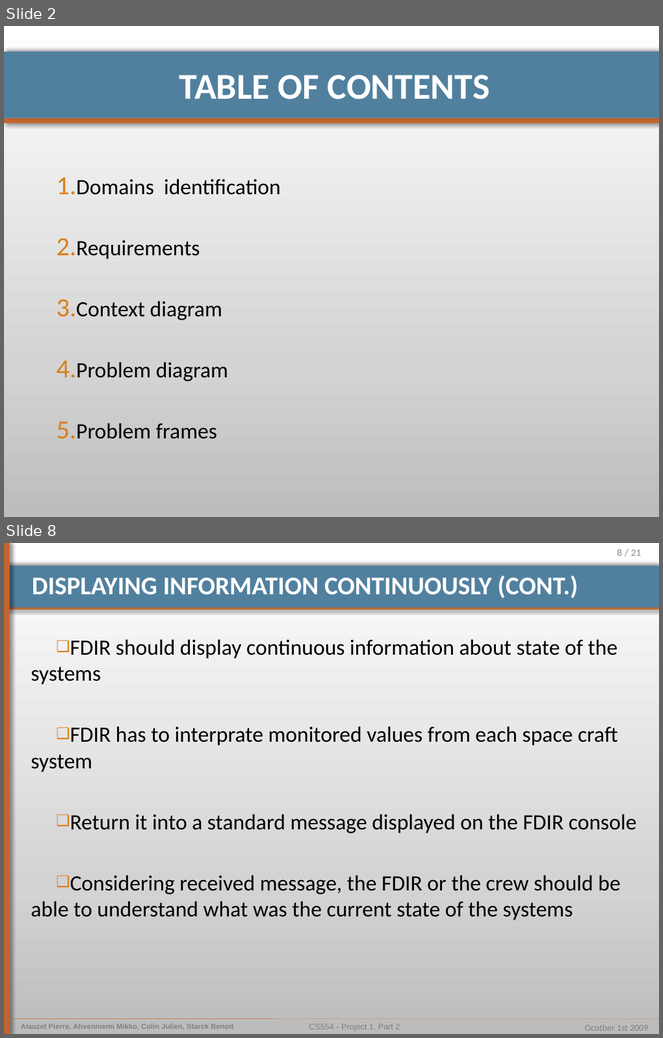
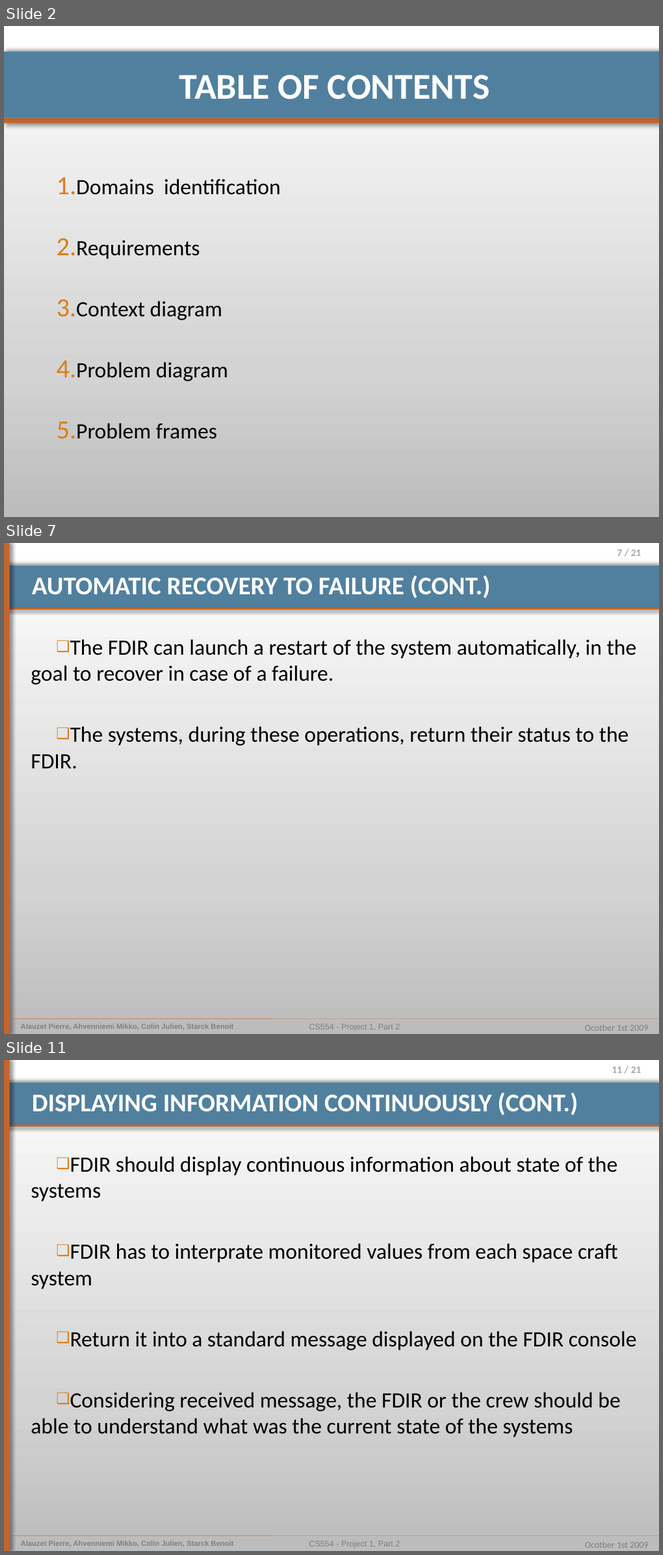
Before and after one commit to pierrealauzet/euroteam, a slide deck: Project 1/Part 2/CS554_EuroTeam_Problem_Frames.pptx. Shown one above the other, each under a label of ours: slides 2 and 8 before the commit, slides 2, 7 and 11 after it; the slides between them are not shown. The pictures are 663x1038 and 663x1555 pixels, drawn with LibreOffice and Linux fonts; fonts in the diff are those of the drawing. Boxes give left, top, right and bottom in pixels: in the first picture for what was removed or moved away, otherwise in the second. Text is boxed around its words. In the diff, an @@ line names an element or a change of style, - is before the commit and + after.

```diff
--- a/Project 1/Part 2/CS554_EuroTeam_Problem_Frames.pptx
+++ b/Project 1/Part 2/CS554_EuroTeam_Problem_Frames.pptx
@@ slide 7 added at <box>4,543,659,1034</box>, background gradient #BDBDBD to #D3D3D3 to #FFFFFF; not listed: 9 template elements that a slide beside it also shows @@
@@ title added at <box>32,575,491,598</box>, 28 pt, text #FFFFFF, bold @@
+AUTOMATIC RECOVERY TO FAILURE (CONT.)
@@ text added at <box>31,639,637,769</box>, 24 pt, text #000000 @@
+❑ The FDIR can launch a restart of the system automatically, in the goal to recover in case of a failure.
+❑ The systems, during these operations, return their status to the FDIR.
@@ what was slide 8 is now slide 11 @@
@@ page number at <box>612,1066,642,1073</box>: text changed @@
-8 / 21
+11 / 21
```
Also in this commit, not shown: 11 slides changed, 2 other slides added, 2 slides removed.
